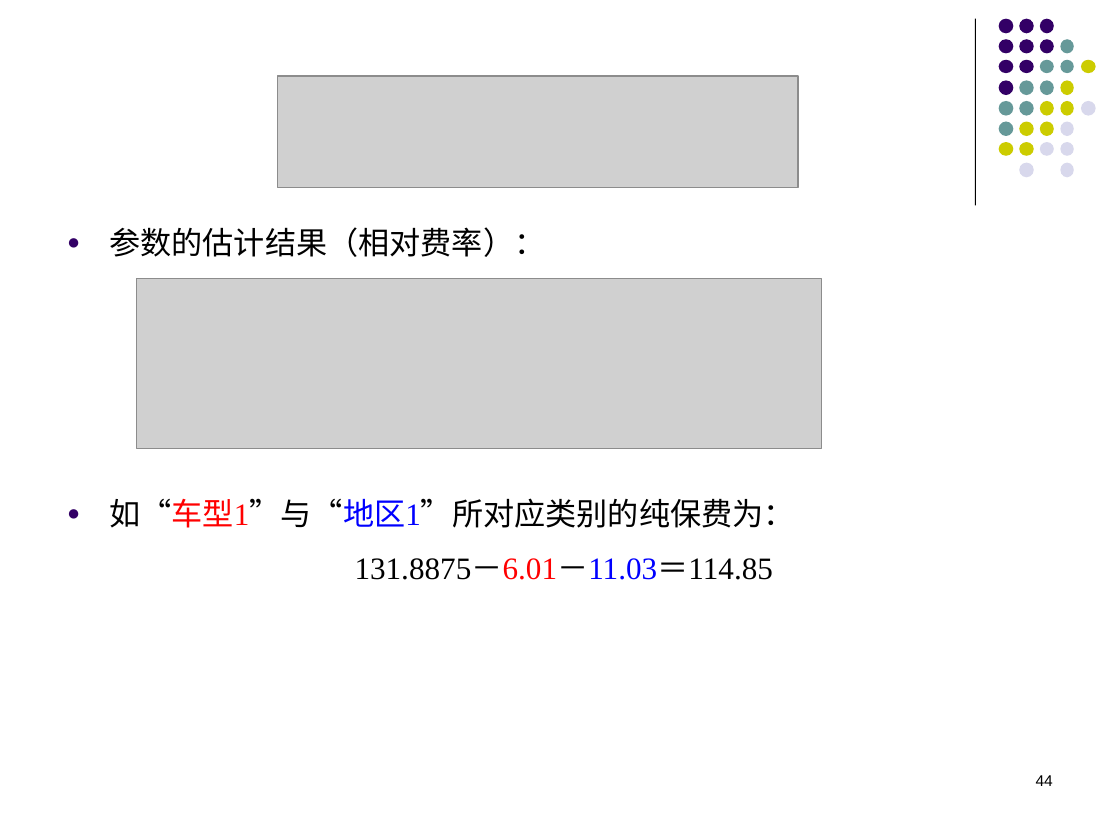
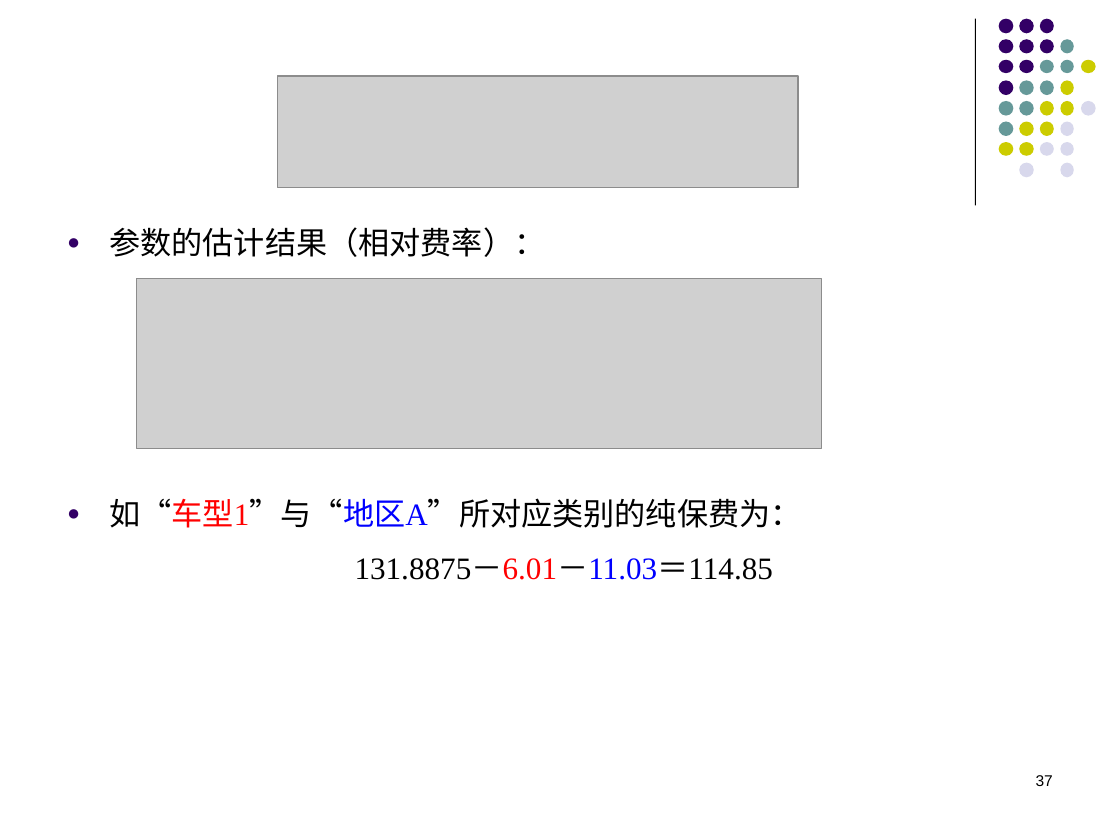
Before and after one commit to lizhengxiao/Non-life-Insurance-Actuarial-Science, a slide deck: slide 37 of Lectures/7 - Classification Rating and Generalized Linear Models.pptx (slide 44 before the commit). Drawn at 1120x840 pixels with LibreOffice and Linux fonts; fonts in the diff are those of the drawing; grey boxes stand for pictures. Boxes give left, top, right and bottom in pixels: in the first picture for what was removed or moved away, otherwise in the second. Text is boxed around its words. In the diff, an @@ line names an element or a change of style, - is before the commit and + after.

```diff
--- a/Lectures/7 - Classification Rating and Generalized Linear Models.pptx
+++ b/Lectures/7 - Classification Rating and Generalized Linear Models.pptx
@@ text at <box>109,498,802,528</box>: text changed @@
-● 如“车型1”与“地区1”所对应类别的纯保费为：
+● 如“车型1”与“地区A”所对应类别的纯保费为：
@@ page number at <box>1036,775,1053,786</box>: text changed @@
-44
+37
```
Also in this commit, not shown: 13 other slides changed, 7 slides removed, 1 other file.
